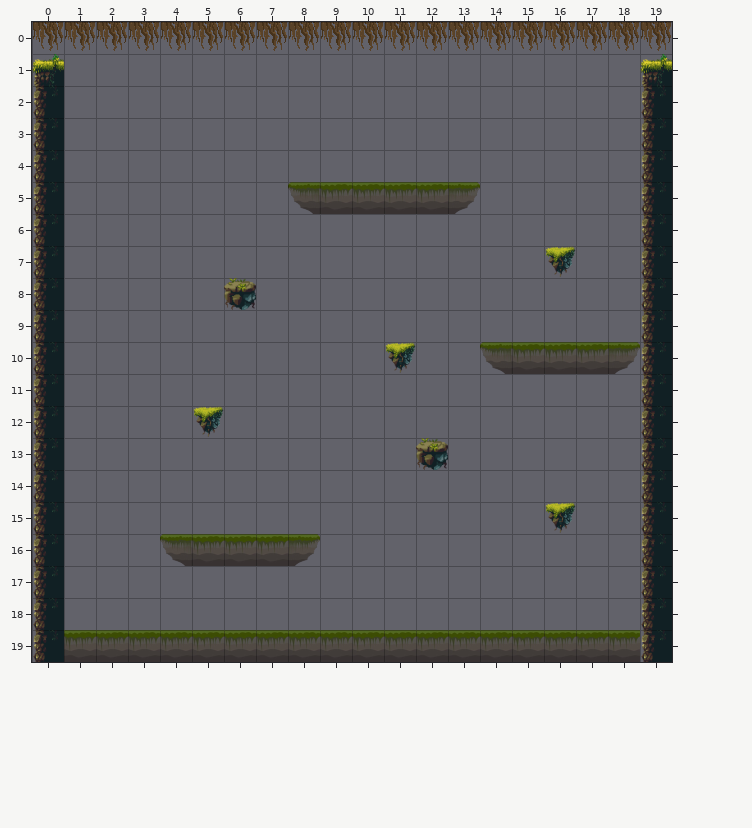
A Tiled map gets an edit: assets/tilemaps/source/joust-alpha-1.tmx. This is how it looked before the edit.
Cells are 64x64 px. Shown: x 0..19, y 0..19.
And afterwards:
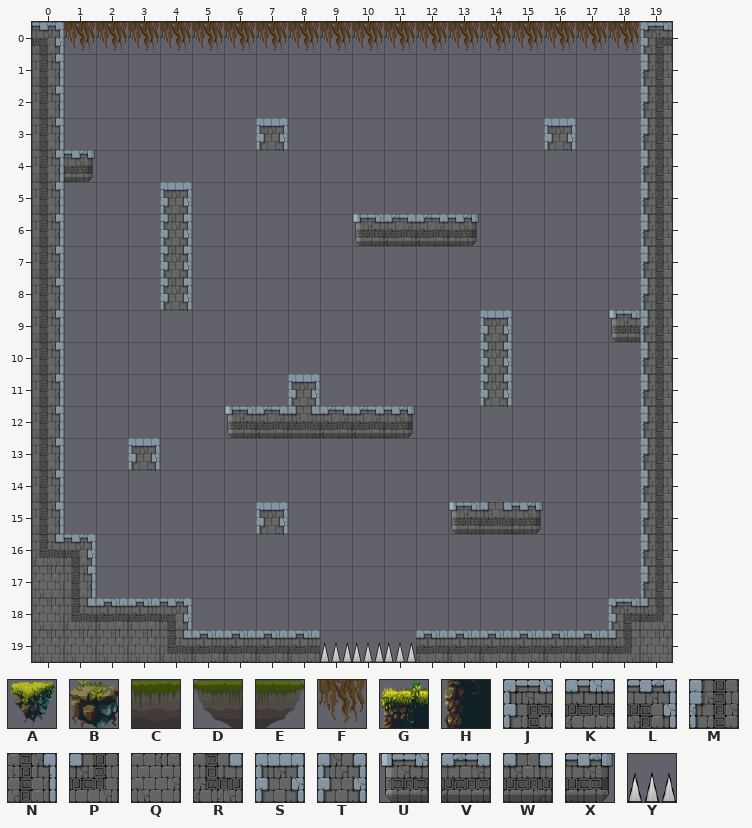
Key: from "skin1-tileset": A 0, B 1, C 3, D 4, E 5, F 6, G 7, H 14, J 65, K 66, L 67, M 81, N 83, P 97, Q 98, R 99, S 113, T 131, U 160, V 161, W 162, X 165, Y 180.
_ is an empty cell.
Change:
Layer "barriers":
y 0: x 0 F -> L; x 19 F -> J
y 1: x 0 G -> N; x 19 G -> M
y 2: x 0 H -> N; x 19 H -> M
y 3: x 0 H -> N; x 7 _ -> S; x 16 _ -> S; x 19 H -> M
y 4: x 0..1 H_ -> NX; x 19 H -> M
y 5: x 0 H -> N; x 4 _ -> S; x 8..13 DCCCCE -> ______; x 19 H -> M
y 6: x 0 H -> N; x 4 _ -> T; x 10..13 ____ -> UVVX; x 19 H -> M
y 7: x 0 H -> N; x 4 _ -> T; x 16 A -> _; x 19 H -> M
y 8: x 0 H -> N; x 4 _ -> T; x 6 B -> _; x 19 H -> M
y 9: x 0 H -> N; x 14 _ -> S; x 18..19 _H -> UM
y 10: x 0 H -> N; x 11 A -> _; x 14..19 DCCCEH -> T____M
y 11: x 0 H -> N; x 8 _ -> S; x 14 _ -> T; x 19 H -> M
y 12: x 0 H -> N; x 5..11 A______ -> _UVWVVX; x 19 H -> M
y 13: x 0 H -> N; x 3 _ -> S; x 12 B -> _; x 19 H -> M
y 14: x 0 H -> N; x 19 H -> M
y 15: x 0 H -> N; x 7 _ -> S; x 13..16 ___A -> UWX_; x 19 H -> M
y 16: x 0..1 H_ -> RL; x 4..8 DCCCE -> _____; x 19 H -> M
y 17: x 0..1 H_ -> QN; x 19 H -> M
y 18: x 0..4 H____ -> QRKKL; x 18..19 _H -> JP
y 19: x 0..19 HCCCCCCCCCCCCCCCCCCH -> QQQQRKKKKYYYKKKKKKPQ
Changed places in both pictures, as pixel boxes (x1, y1, x2, y2):
changed: (32, 22, 672, 662)
